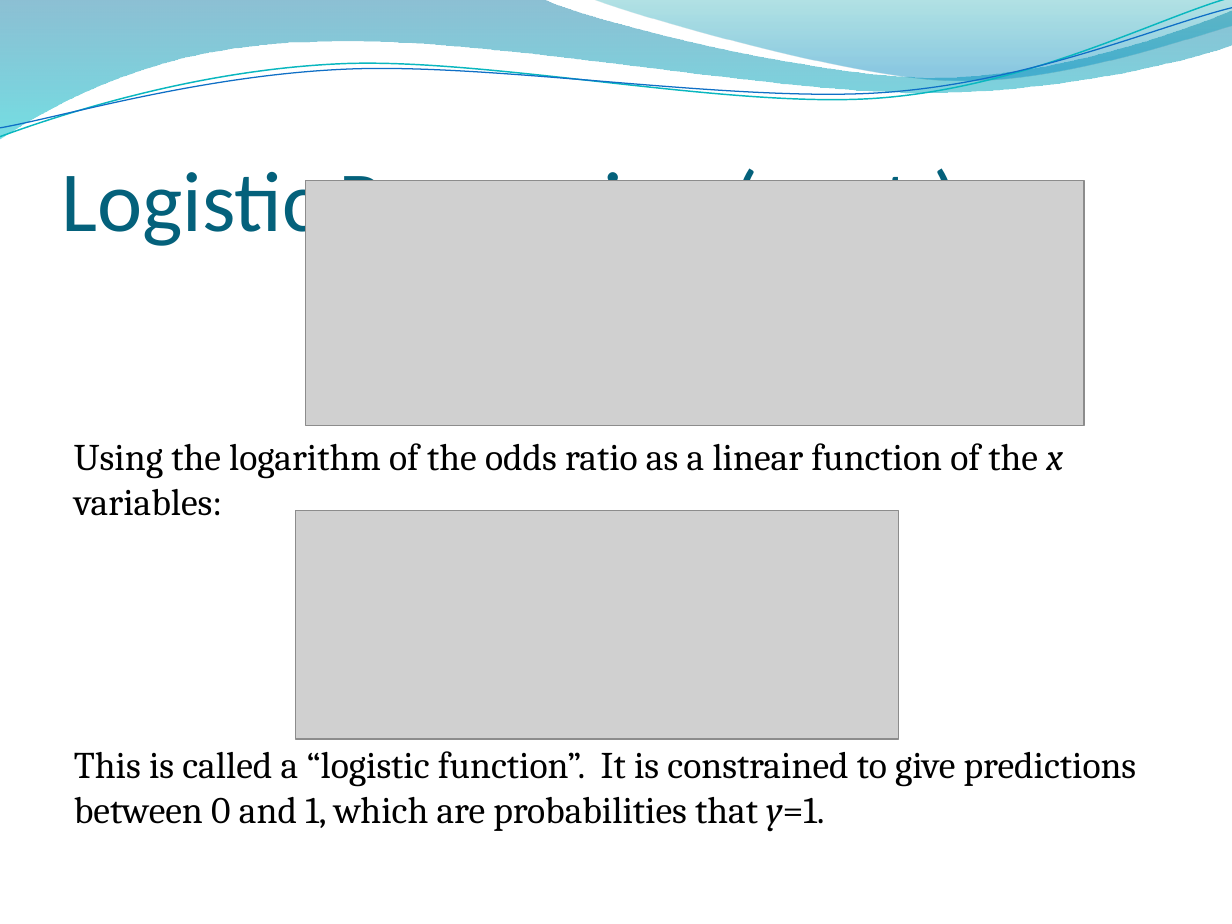
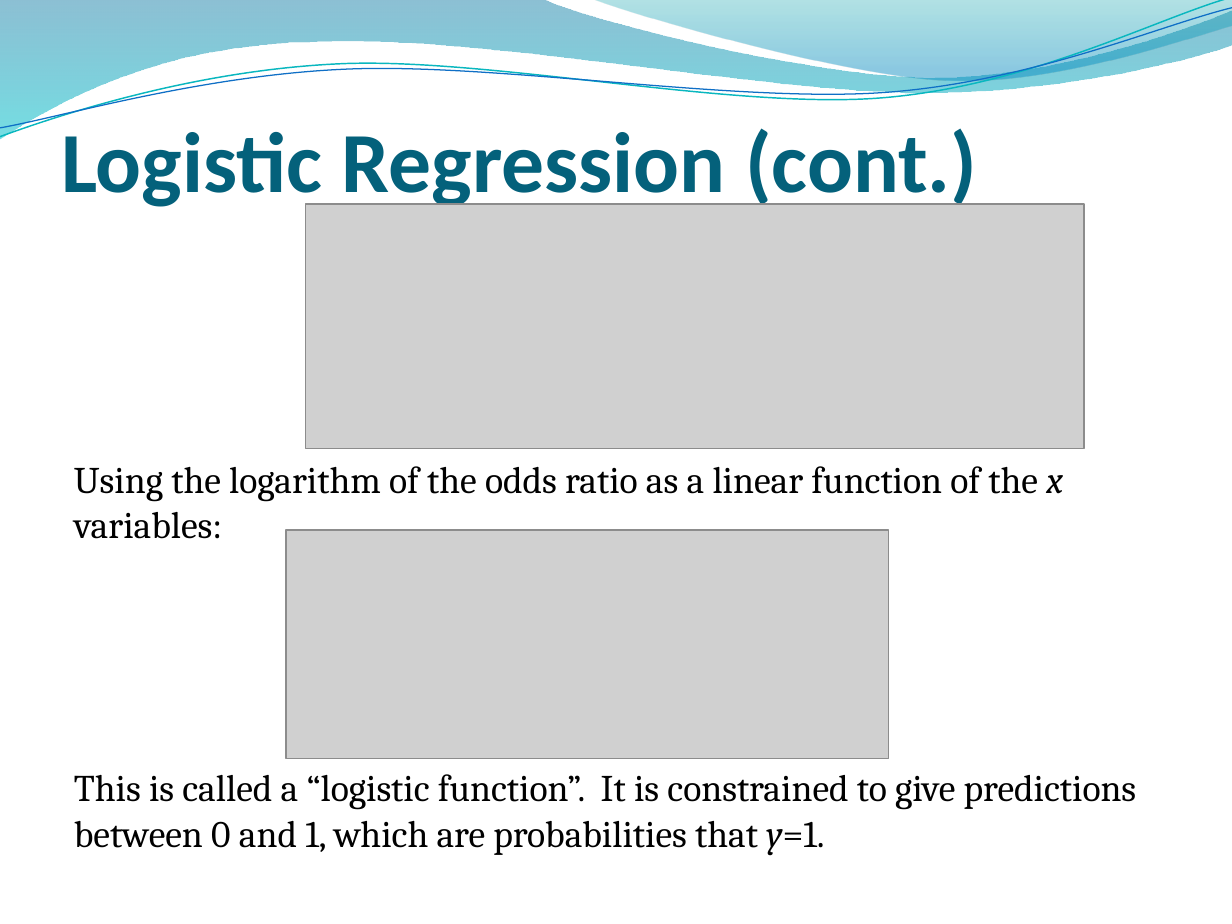
Before and after one commit to ricschuster/R_Workshop_Vienna_2018_02, a slide deck: slide 11 of ppts/Topic 8 Generalized Linear Models.pptx. Drawn at 1232x924 pixels with LibreOffice and Linux fonts; fonts in the diff are those of the drawing; grey boxes stand for pictures; background and template pictures are left out. Boxes give left, top, right and bottom in pixels: in the first picture for what was removed or moved away, otherwise in the second. Text is boxed around its words. In the diff, an @@ line names an element or a change of style, - is before the commit and + after.

```diff
--- a/ppts/Topic 8 Generalized Linear Models.pptx
+++ b/ppts/Topic 8 Generalized Linear Models.pptx
@@ title "Logistic Regression (cont.)": place and size @@
-title "Logistic Regression (cont.)" at [62,160,960,251]
+title "Logistic Regression (cont.)" at [61,128,977,212]
@@ title "Logistic Regression (cont.)" at [61,128,977,212]: bold on @@
@@ picture: place and size @@
-picture at [306,181,1084,426]
+picture at [306,205,1084,450]
@@ text "Using the logarithm of the ...": place and size @@
-text "Using the logarithm of the ..." at [74,443,1137,832]
+text "Using the logarithm of the ..." at [74,466,1137,856]
@@ picture: place and size @@
-picture at [296,510,898,739]
+picture at [286,530,888,759]
```
Also in this commit, not shown: 13 other slides changed, 1 slide removed, 4 other files.
